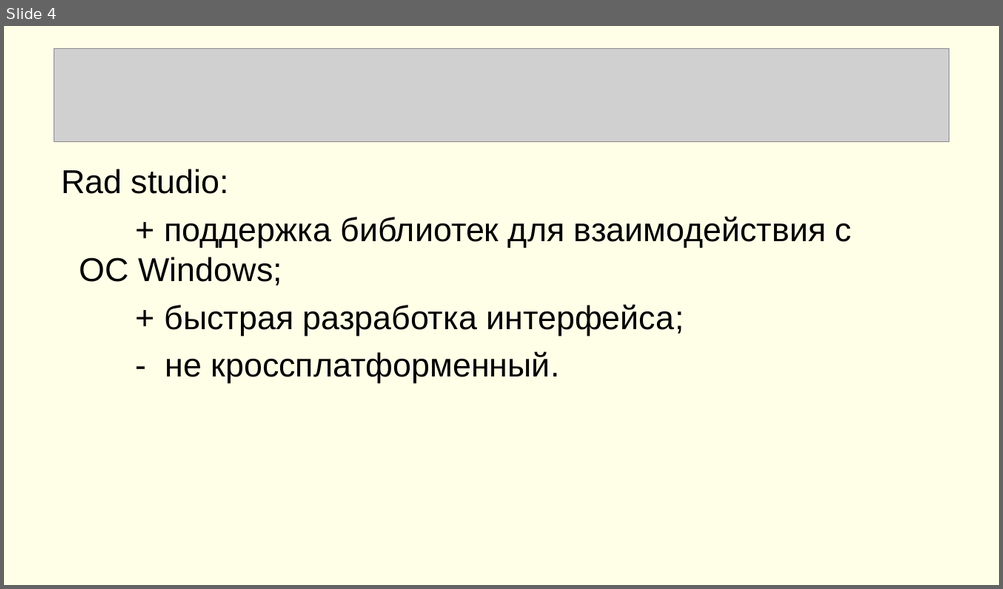
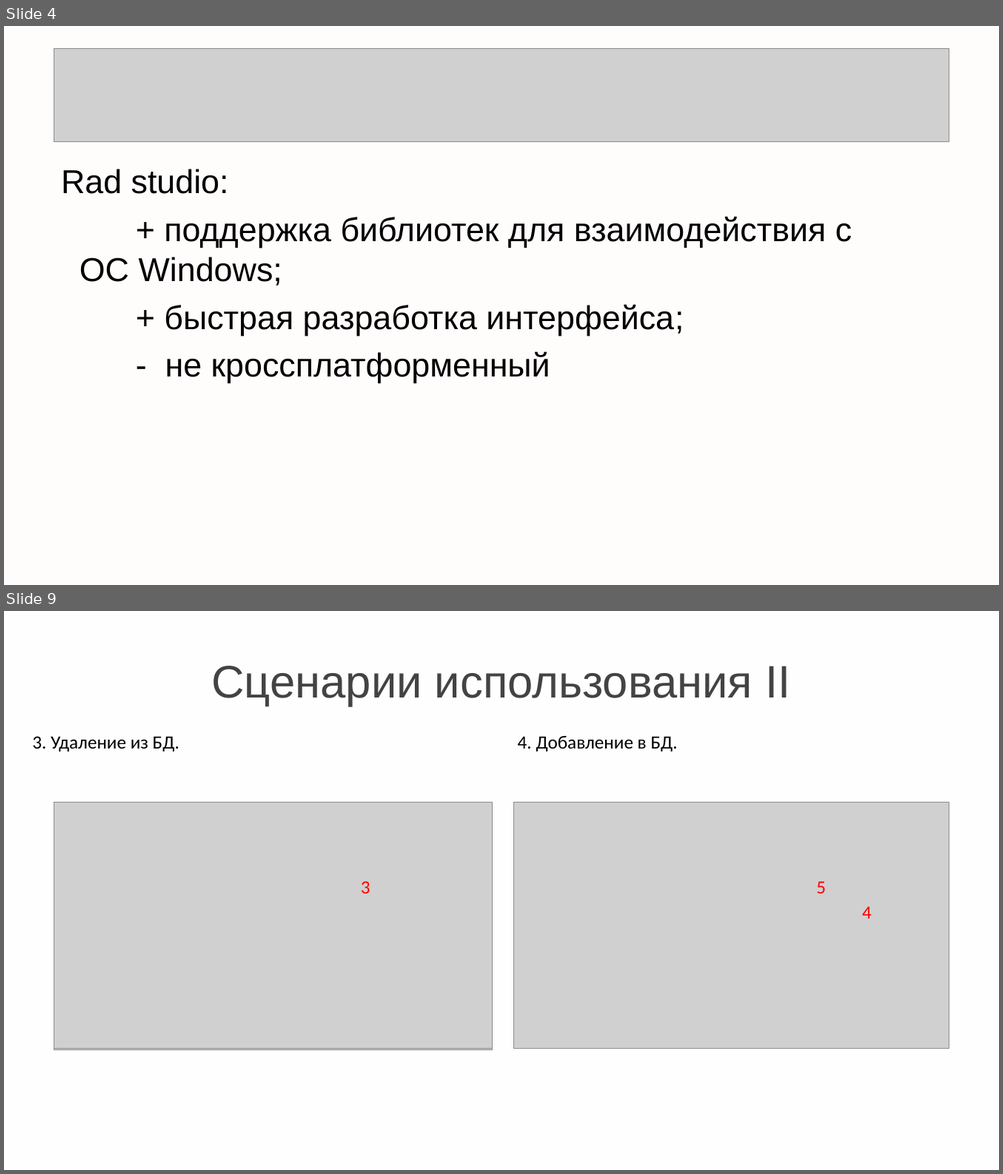
Before and after one commit to alekseisirmais/CPP_PARK, a slide deck: К защите.ppt. Shown one above the other, each under a label of ours: slide 4 before the commit, slides 4 and 9 after it; the slides between them are not shown. The pictures are 1003x589 and 1003x1174 pixels, drawn with LibreOffice and Linux fonts; fonts in the diff are those of the drawing; grey boxes stand for pictures. Boxes give left, top, right and bottom in pixels: in the first picture for what was removed or moved away, otherwise in the second. Text is boxed around its words. In the diff, an @@ line names an element or a change of style, - is before the commit and + after.

```diff
--- a/К защите.ppt
+++ b/К защите.ppt
@@ slide 9 added at (4,611,999,1170), background #F2F2F2 at 7% opacity @@
@@ title added at (211,666,790,706), 44 pt, text #434342 @@
+Сценарии использования II
@@ text added at (32,736,179,752), 18 pt, text #000000 @@
+3. Удаление из БД.
@@ text added at (518,736,677,752), 18 pt, text #000000 @@
+4. Добавление в БД.
@@ picture added at (54,802,492,1049) @@
@@ picture added at (54,802,492,1048) @@
@@ picture added at (54,802,492,1048) @@
@@ picture added at (513,802,948,1048) @@
@@ text added at (361,881,370,894), 18 pt, text #FF0000 @@
+3
@@ text added at (816,882,825,894), 18 pt, text #FF0000 @@
+5
@@ text added at (862,907,871,919), 18 pt, text #FF0000 @@
+4
@@ slide 4 changed as well @@
@@ background #FFFF00 at 9% opacity to #FFFFFF @@
@@ text at (165,352,550,383): text changed @@
-- не кроссплатформенный.
+- не кроссплатформенный
```
Also in this commit, not shown: 4 other slides changed, 5 other slides added, 6 slides removed.
